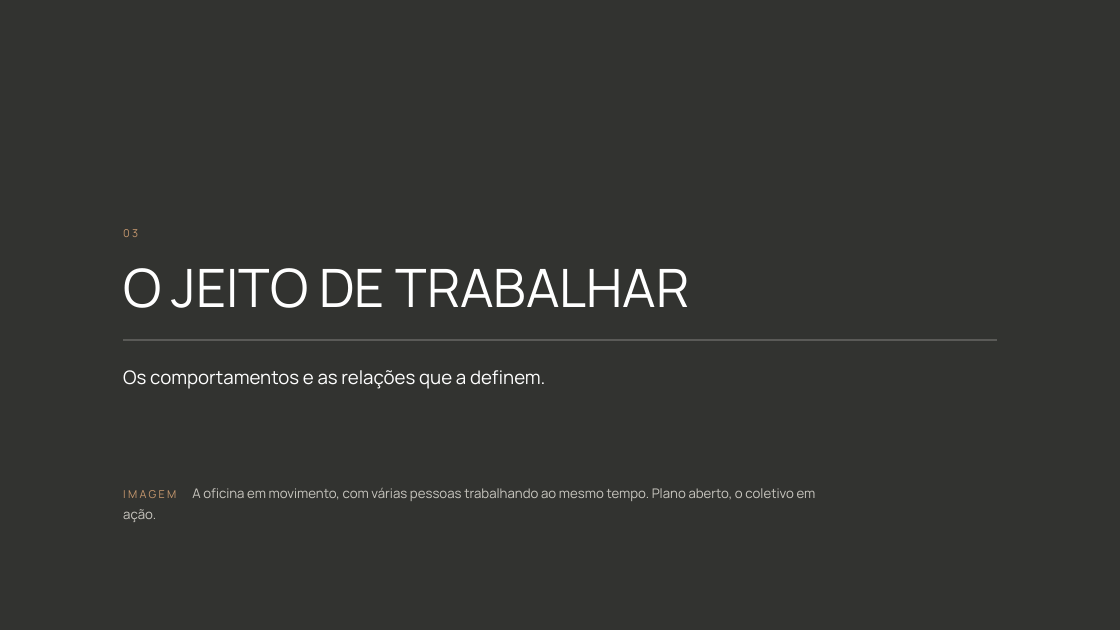
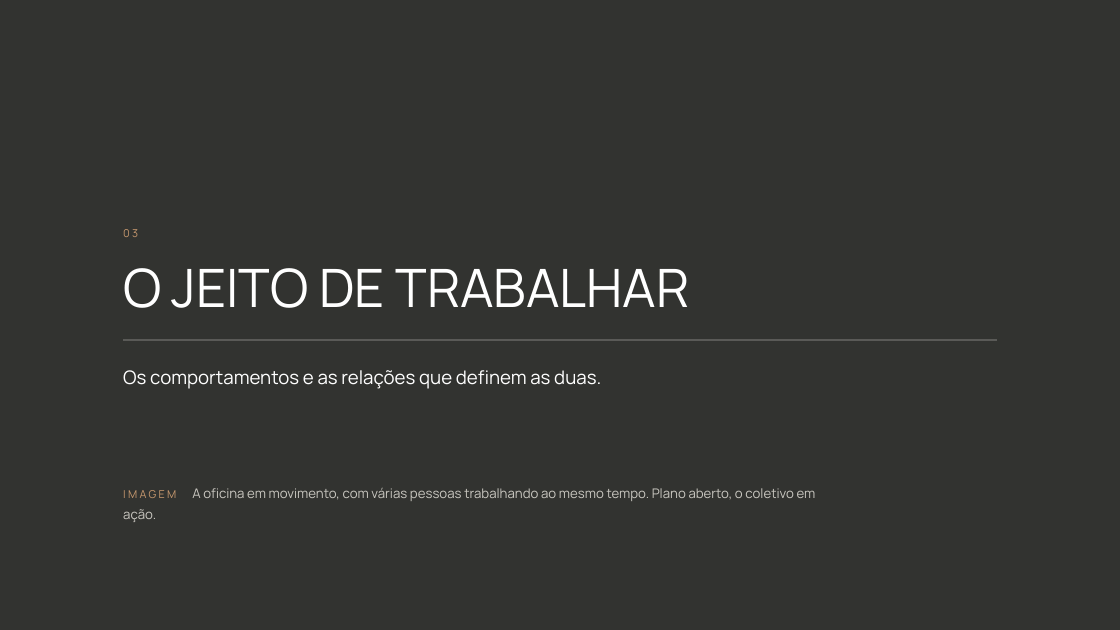
Before and after one commit to kellyalbertkabrand/Apresentacao_Revelacao_de_Essencia, a slide deck: slide 13 of clientes/flavia-muccelin/Cultura-Organizacional-Forma-e-My-Home.pptx. Drawn at 1120x630 pixels with LibreOffice and Linux fonts; fonts in the diff are those of the drawing; background and template pictures are left out; a plain dark background stands for a picture behind light text. Boxes give left, top, right and bottom in pixels: in the first picture for what was removed or moved away, otherwise in the second. Text is boxed around its words. In the diff, an @@ line names an element or a change of style, - is before the commit and + after.

```diff
--- a/clientes/flavia-muccelin/Cultura-Organizacional-Forma-e-My-Home.pptx
+++ b/clientes/flavia-muccelin/Cultura-Organizacional-Forma-e-My-Home.pptx
@@ text at [123,370,601,389]: text changed @@
-Os comportamentos e as relações que a definem.
+Os comportamentos e as relações que definem as duas.
```
Also in this commit, not shown: 5 other slides changed, 3 other files.
